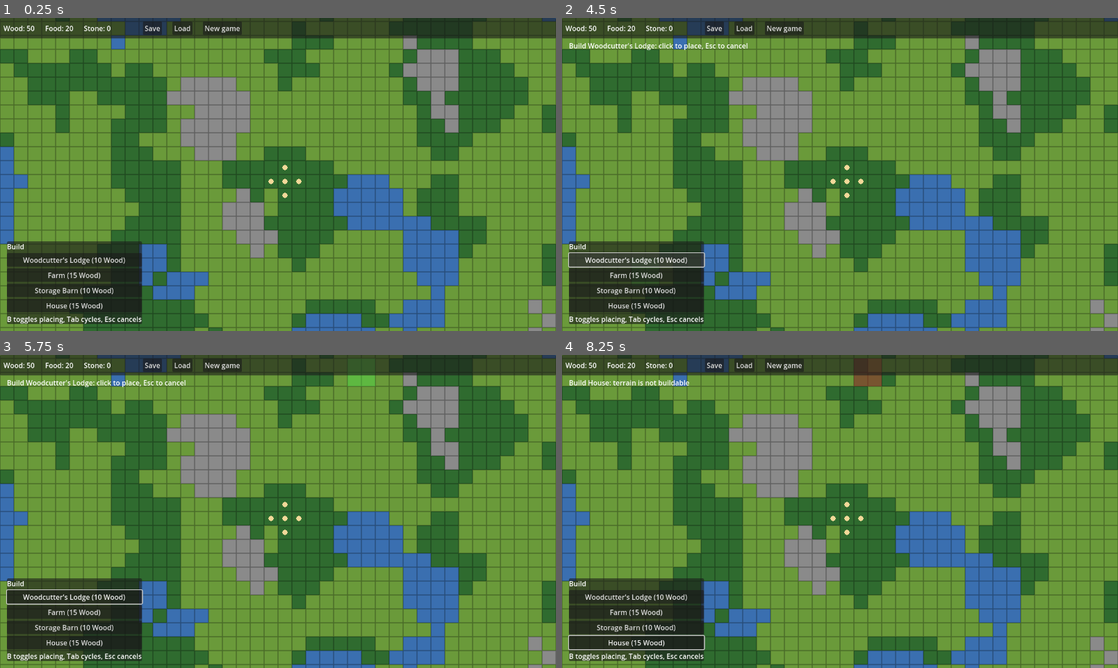
Above: before the commit, frames 1-4 (two rows, left to right).
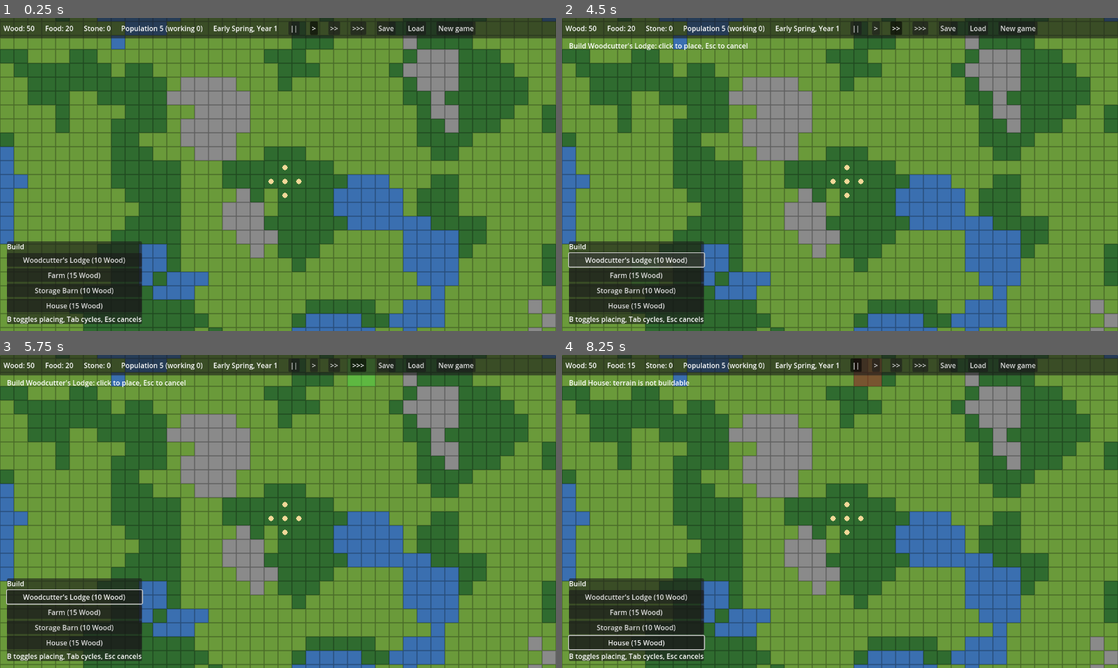
Above: after the commit, the same moments.

Repository: GrindelfP/KingdomYouth
Game: Godot game, scene res://scenes/world/world.tscn
Same seed, same stepped clock (60 frames per second), same inputs: the game is played once before the commit and once after it.
Inputs (mouse positions are in pixels of both pictures, inside the frame that each line leads up to):
- Up to frame 1 (0.25 s): no input
- Up to frame 2 (4.5 s): click "New game" at 0.5 s; click "New game" at 1.25 s; click (856, 27) at 2 s, where only the run after the commit has a clickable "||"; click (873, 27) at 2.75 s, where only the run after the commit has a clickable ">"; click (895, 27) at 3.5 s, where only the run after the commit has a clickable ">>"; click "Woodcutter's Lodge (10 Wood)" at 4.25 s
- Up to frame 3 (5.75 s): click (355, 364) at 5 s, where only the run after the commit has a clickable ">>>"
- Up to frame 4 (8.25 s): click "Farm (15 Wood)" at 5.75 s; click "Storage Barn (10 Wood)" at 6.5 s; click "House (15 Wood)" at 7.25 s; click (856, 364) at 8 s, where only the run after the commit has a clickable "||"

The runs differ from the first frame. In frame 1, 1.1% of the frame differs, in the area x 21-86%, y 1-6%; in frame 2, 1.1%; in frame 3, 1.1%; in frame 4, 1.2%, in the area x 11-86%, y 1-6%.
Error before the commit: Invalid access to property or key 'day' on a base object of type 'Node (time_manager.gd)'. (res://scripts/ui/hud.gd:73)

Commit message:
[UPDATE] show month and year in HUD with pause and speed buttons
Co-Authored-By: Claude Haiku 5.5 <noreply@anthropic.com>

Diff:
--- a/scripts/ui/hud.gd
+++ b/scripts/ui/hud.gd
@@ -9,12 +9,14 @@
 	"Autumn. Stock up before winter.",
 	"Winter. Farms rest and unheated settlers grow cold.",
 ]
+const SPEED_LABELS := ["||", ">", ">>", ">>>"]
 
 var _build: BuildController
 var _jobs: JobController
 var _settlers: SettlerManager
 var _resource_labels: Array[Label] = []
 var _time_label: Label
+var _speed_buttons: Array[Button] = []
 var _population_label: Label
 var _hint_label: Label
 var _toasts: VBoxContainer
@@ -67,12 +69,12 @@
 	_settlers.settler_born.connect(_on_settler_born)
 	_settlers.settler_died.connect(_on_settler_died)
 	TimeManager.season_changed.connect(_on_season_changed)
+	TimeManager.speed_changed.connect(_on_speed_changed)
+	_on_speed_changed(TimeManager.get_speed_index())
 
 
 func _process(_delta: float) -> void:
-	_time_label.text = "Day %d - %s (%d/%d)" % [
-		TimeManager.day, TimeManager.get_season_name(), TimeManager.get_day_in_season(), TimeManager.DAYS_PER_SEASON,
-	]
+	_time_label.text = "%s, Year %d" % [TimeManager.get_month_name(), TimeManager.get_year()]
 	_population_label.text = "Population %d (working %d)" % [_settlers.population(), _settlers.employed_count()]
 
 
@@ -111,6 +113,11 @@
 	row.add_child(_population_label)
 	_time_label = _make_label()
 	row.add_child(_time_label)
+	for index in TimeManager.SPEEDS.size():
+		var button := _make_button(SPEED_LABELS[index], TimeManager.set_speed.bind(index))
+		button.toggle_mode = true
+		_speed_buttons.append(button)
+		row.add_child(button)
 	row.add_child(_make_button("Save", _save_game))
 	row.add_child(_make_button("Load", _load_game))
 	row.add_child(_make_button("New game", SaveManager.start_new_game))
@@ -123,6 +130,17 @@
 	button.focus_mode = Control.FOCUS_NONE
 	button.pressed.connect(action)
 	return button
+
+
+func _input(event: InputEvent) -> void:
+	if event.is_action_pressed("toggle_pause"):
+		TimeManager.toggle_pause()
+	elif event.is_action_pressed("speed_1"):
+		TimeManager.set_speed(1)
+	elif event.is_action_pressed("speed_2"):
+		TimeManager.set_speed(2)
+	elif event.is_action_pressed("speed_3"):
+		TimeManager.set_speed(3)
 
 
 func _unhandled_input(event: InputEvent) -> void:
@@ -167,3 +185,8 @@
 
 func _on_season_changed(season: int) -> void:
 	add_toast("%s. %s" % [TimeManager.SEASON_NAMES[season], SEASON_MESSAGES[season]])
+
+
+func _on_speed_changed(index: int) -> void:
+	for button_index in _speed_buttons.size():
+		_speed_buttons[button_index].button_pressed = button_index == index
